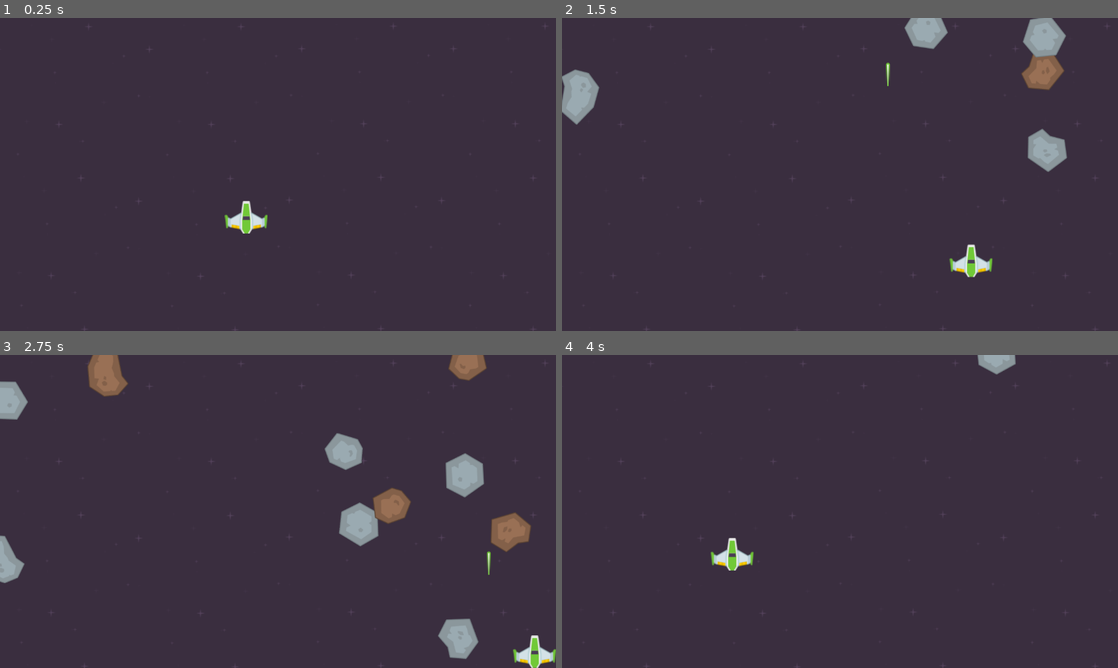
Above: before the commit, frames 1-4 (two rows, left to right).
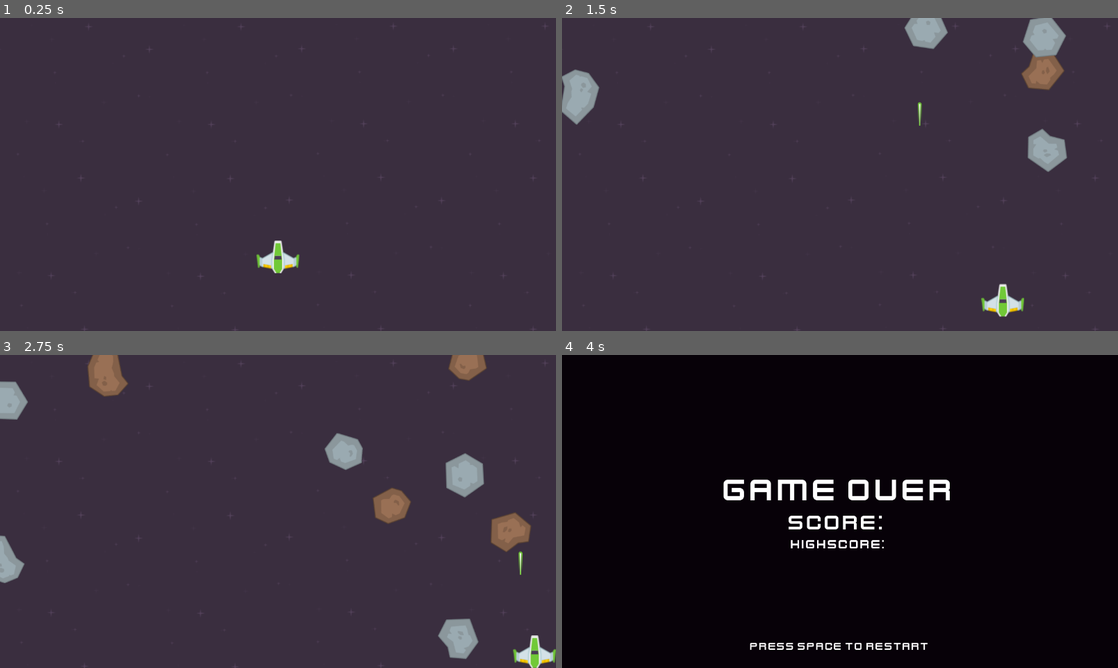
Above: after the commit, the same moments.

Repository: DemianFlury/SpaceShooter
Game: Godot game, scene res://Scenes/level.tscn
Same seed, same stepped clock (60 frames per second), same inputs: the game is played once before the commit and once after it.
Inputs:
- Up to frame 1 (0.25 s): no input
- Up to frame 2 (1.5 s): hold Right (right) 0.53-1.28 s; tap Space (shoot) at 0.6, 1.35 s; hold Down (back) from 1.28 s (still down)
- Up to frame 3 (2.75 s): release Down (back) at 2.03 s; hold Right (right) from 2.03 s (still down); tap Space (shoot) at 2.1 s
- Up to frame 4 (4 s): release Right (right) at 2.78 s; hold Up (forward) 2.78-3.53 s; tap Space (shoot) at 2.85, 3.5, 3.6 s; hold Left (left) from 3.53 s (still down)

The runs differ from the first frame. In frame 1, 0.8% of the frame differs, in the area x 40-54%, y 58-82%; in frame 2, 0.9%; in frame 3, 0.8%; in frame 4, 100%, in the area x 0-100%, y 0-100%.

Commit message:
delete meteors on collision with laser

Diff:
--- a/Scenes/level.tscn
+++ b/Scenes/level.tscn
@@ -15,7 +15,7 @@
 
 [node name="Player" parent="." instance=ExtResource("1_wktvb")]
 z_index = 1
-position = Vector2(567, 459)
+position = Vector2(640, 550)
 
 [node name="Background" type="Sprite2D" parent="."]
 position = Vector2(638, 361)
--- a/Scenes/meteor.gd
+++ b/Scenes/meteor.gd
@@ -30,3 +30,7 @@
 
 func _on_body_entered(_body):
 	collision.emit()
+
+func _on_area_entered(area):
+	area.queue_free()
+	queue_free()
--- a/Scenes/meteor.tscn
+++ b/Scenes/meteor.tscn
@@ -15,4 +15,5 @@
 [node name="CollisionShape2D" type="CollisionShape2D" parent="."]
 shape = SubResource("CircleShape2D_d88mf")
 
+[connection signal="area_entered" from="." to="." method="_on_area_entered"]
 [connection signal="body_entered" from="." to="." method="_on_body_entered"]
--- a/Scenes/player.gd
+++ b/Scenes/player.gd
@@ -5,11 +5,9 @@
 var gun_ready := true
 var shot_fired := false
 
-# Called when the node enters the scene tree for the first time.
 func _ready():
 	$LaserGunAnimation.visible = false
 	$LaserGunAnimation.frame = 0
-
 
 # Called every frame. 'delta' is the elapsed time since the previous frame.
 func _process(_delta):
@@ -24,10 +22,8 @@
 		$LaserGunAnimation.visible = true
 		$LaserGunAnimation.play()
 
-
 func _on_laser_gun_timer_timeout():
 	gun_ready = true
-
 
 func _on_laser_gun_animation_animation_finished():
 	# firing aniomation is done, spawn the laser
--- a/Scenes/player.tscn
+++ b/Scenes/player.tscn
@@ -2,25 +2,25 @@
 
 [ext_resource type="Texture2D" uid="uid://d2fu7mu37n86n" path="res://Sprites/Ships/playerShip1_green.png" id="1_d6ye6"]
 [ext_resource type="Script" path="res://Scenes/player.gd" id="1_l7w53"]
-[ext_resource type="Texture2D" uid="uid://637de50382y2" path="res://Sprites/Lasers/laserGreen14.png" id="3_v5ha7"]
-[ext_resource type="Texture2D" uid="uid://cqs0aqtxjlht3" path="res://Sprites/Lasers/laserGreen01.png" id="4_n0lrt"]
-[ext_resource type="Texture2D" uid="uid://drvpktwwkmyfr" path="res://Sprites/Lasers/laserGreen16.png" id="4_r4rji"]
-[ext_resource type="Texture2D" uid="uid://dscpi4slad7mj" path="res://Sprites/Lasers/laserGreen15.png" id="5_6hhkk"]
+[ext_resource type="Texture2D" uid="uid://dscpi4slad7mj" path="res://Sprites/Lasers/laserGreen15.png" id="3_g2kl6"]
+[ext_resource type="Texture2D" uid="uid://cqs0aqtxjlht3" path="res://Sprites/Lasers/laserGreen01.png" id="4_6o808"]
+[ext_resource type="Texture2D" uid="uid://drvpktwwkmyfr" path="res://Sprites/Lasers/laserGreen16.png" id="5_cd0hy"]
+[ext_resource type="Texture2D" uid="uid://637de50382y2" path="res://Sprites/Lasers/laserGreen14.png" id="6_bujp2"]
 
-[sub_resource type="SpriteFrames" id="SpriteFrames_qysq0"]
+[sub_resource type="SpriteFrames" id="SpriteFrames_gj6eu"]
 animations = [{
 "frames": [{
 "duration": 1.0,
-"texture": ExtResource("5_6hhkk")
+"texture": ExtResource("3_g2kl6")
 }, {
 "duration": 1.0,
-"texture": ExtResource("4_n0lrt")
+"texture": ExtResource("4_6o808")
 }, {
 "duration": 1.0,
-"texture": ExtResource("4_r4rji")
+"texture": ExtResource("5_cd0hy")
 }, {
 "duration": 1.0,
-"texture": ExtResource("3_v5ha7")
+"texture": ExtResource("6_bujp2")
 }],
 "loop": false,
 "name": &"default",
@@ -40,16 +40,14 @@
 [node name="LaserGun" type="Marker2D" parent="."]
 position = Vector2(0, -37)
 
-[node name="LaserGunAnimation" type="AnimatedSprite2D" parent="."]
-position = Vector2(0, -40)
-scale = Vector2(0.431667, 0.402174)
-sprite_frames = SubResource("SpriteFrames_qysq0")
-frame = 2
-frame_progress = 1.0
-
 [node name="LaserGunTimer" type="Timer" parent="."]
 wait_time = 0.5
 one_shot = true
 
+[node name="LaserGunAnimation" type="AnimatedSprite2D" parent="."]
+position = Vector2(0, -37)
+scale = Vector2(0.431667, 0.402174)
+sprite_frames = SubResource("SpriteFrames_gj6eu")
+
+[connection signal="timeout" from="LaserGunTimer" to="." method="_on_laser_gun_timer_timeout"]
 [connection signal="animation_finished" from="LaserGunAnimation" to="." method="_on_laser_gun_animation_animation_finished"]
-[connection signal="timeout" from="LaserGunTimer" to="." method="_on_laser_gun_timer_timeout"]
